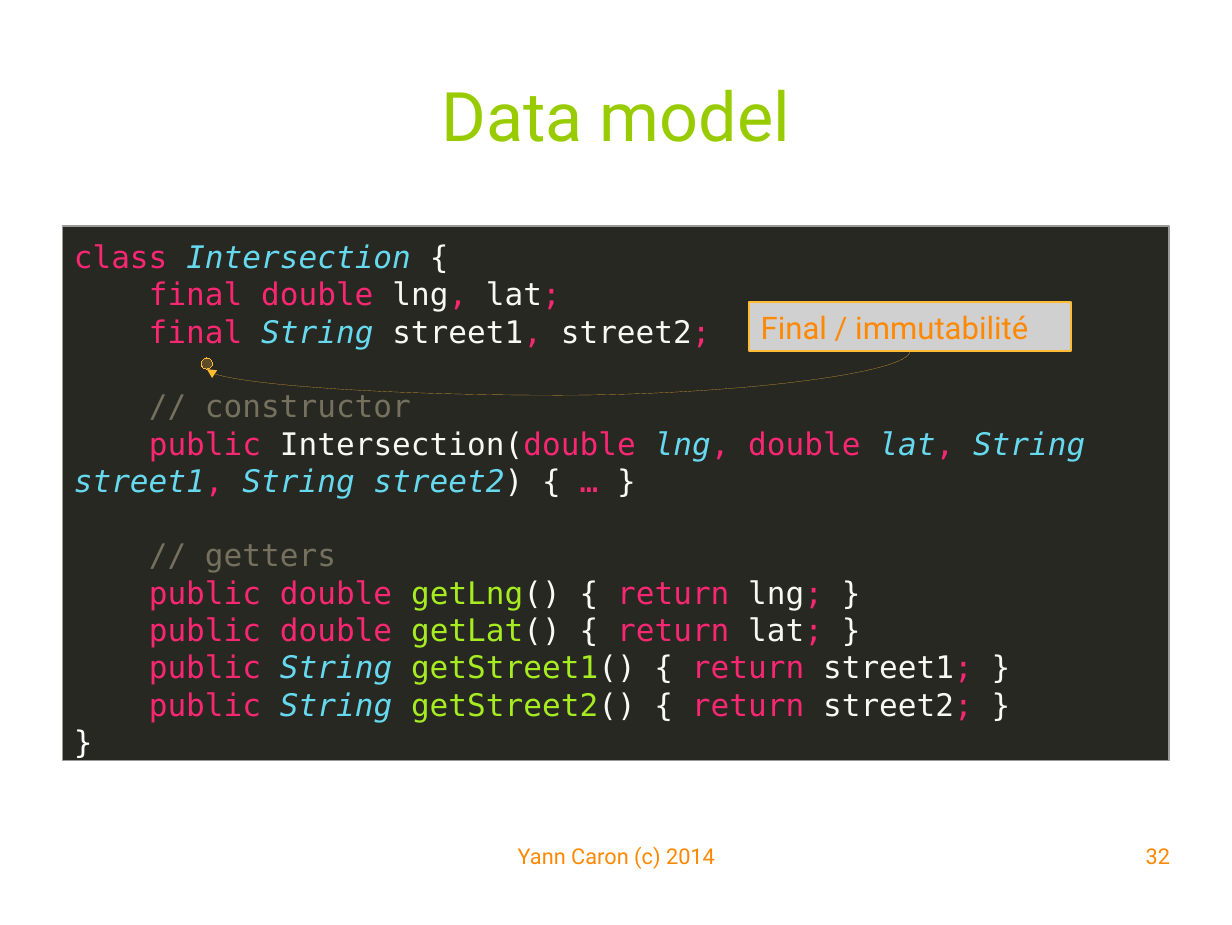
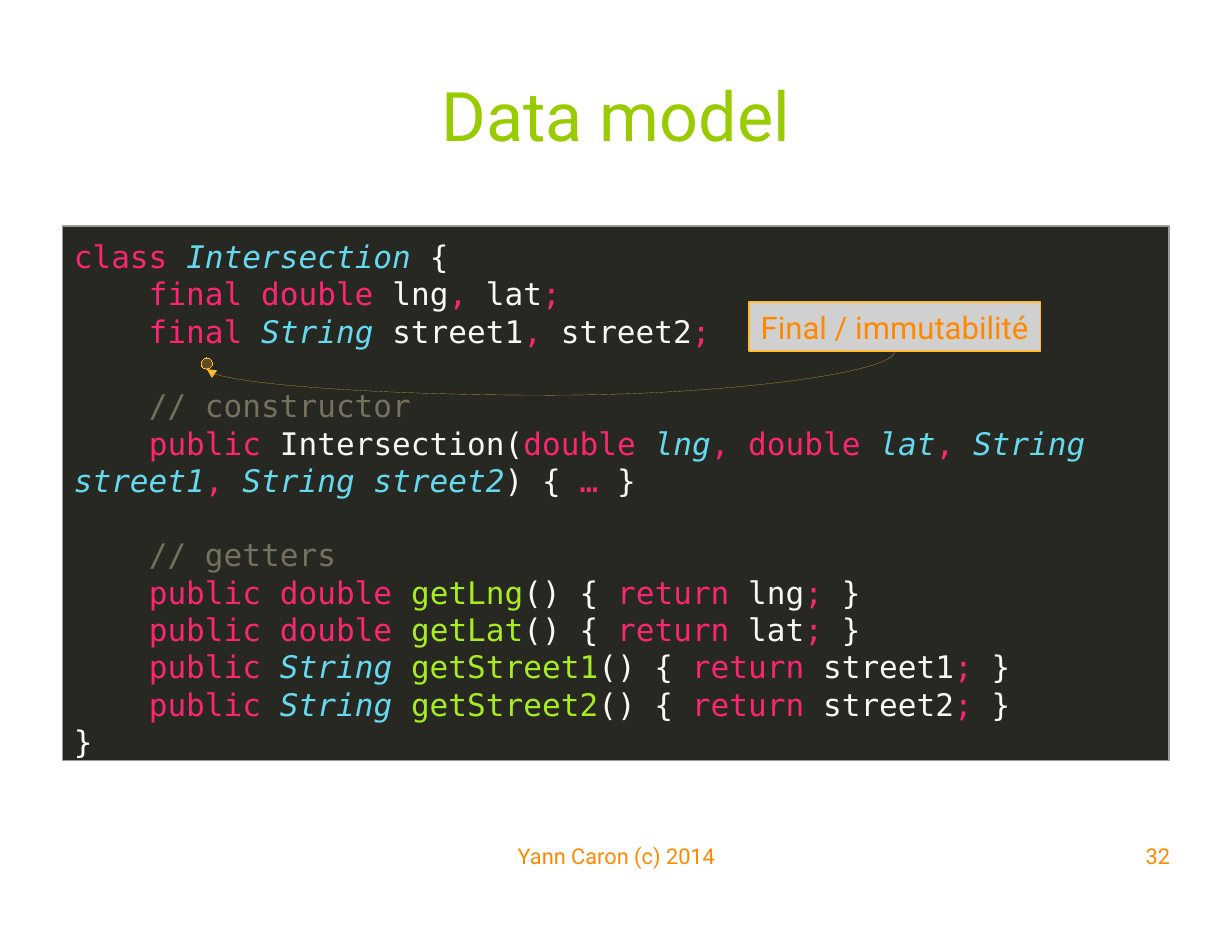
Before and after one commit to YannCaron/Android-ENSG, a slide deck: slide 32 of 09 - WebServices.odp. Drawn at 1232x925 pixels with LibreOffice and Linux fonts; fonts in the diff are those of the drawing; grey boxes stand for pictures; background and template pictures are left out. Boxes give left, top, right and bottom in pixels: in the first picture for what was removed or moved away, otherwise in the second. Text is boxed around its words. In the diff, an @@ line names an element or a change of style, - is before the commit and + after.

```diff
--- a/09 - WebServices.odp
+++ b/09 - WebServices.odp
@@ picture "Final / immutabilité": place and size @@
-picture "Final / immutabilité" at bbox=[749, 302, 1071, 351]
+picture "Final / immutabilité" at bbox=[749, 302, 1041, 351]
@@ curved arrow moved from (910, 351) - (207, 369) to (894, 351) - (207, 369) @@
```
Also in this commit, not shown: 10 other slides changed, 2 slides added, 1 slide removed, 15 other files.
